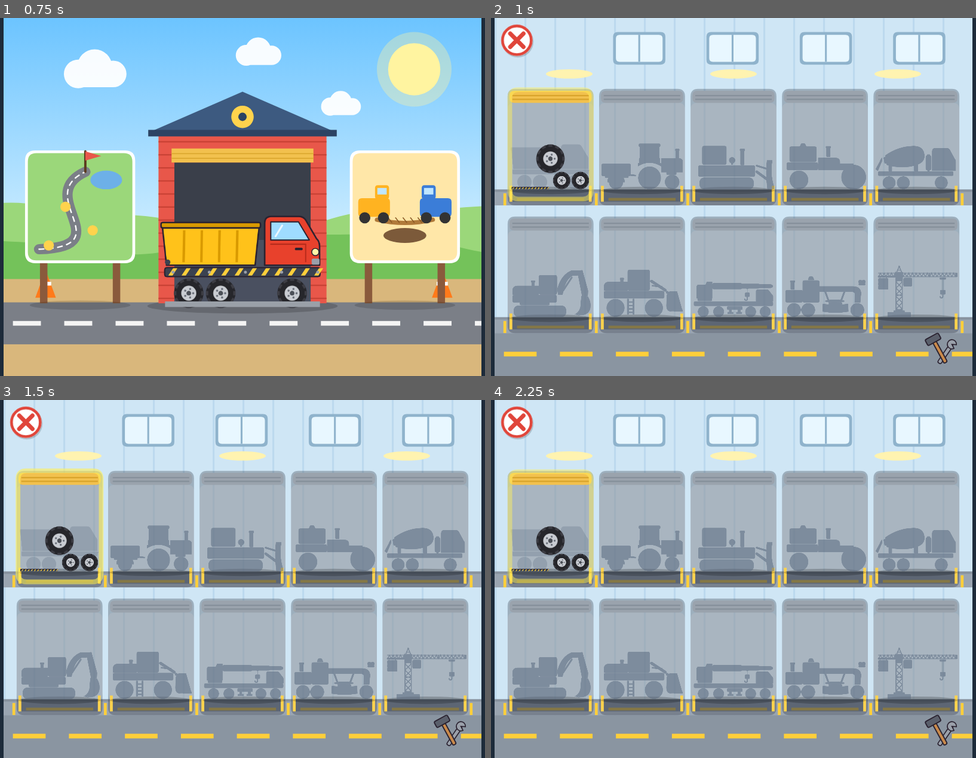
Above: before the commit, frames 1-4 (two rows, left to right).
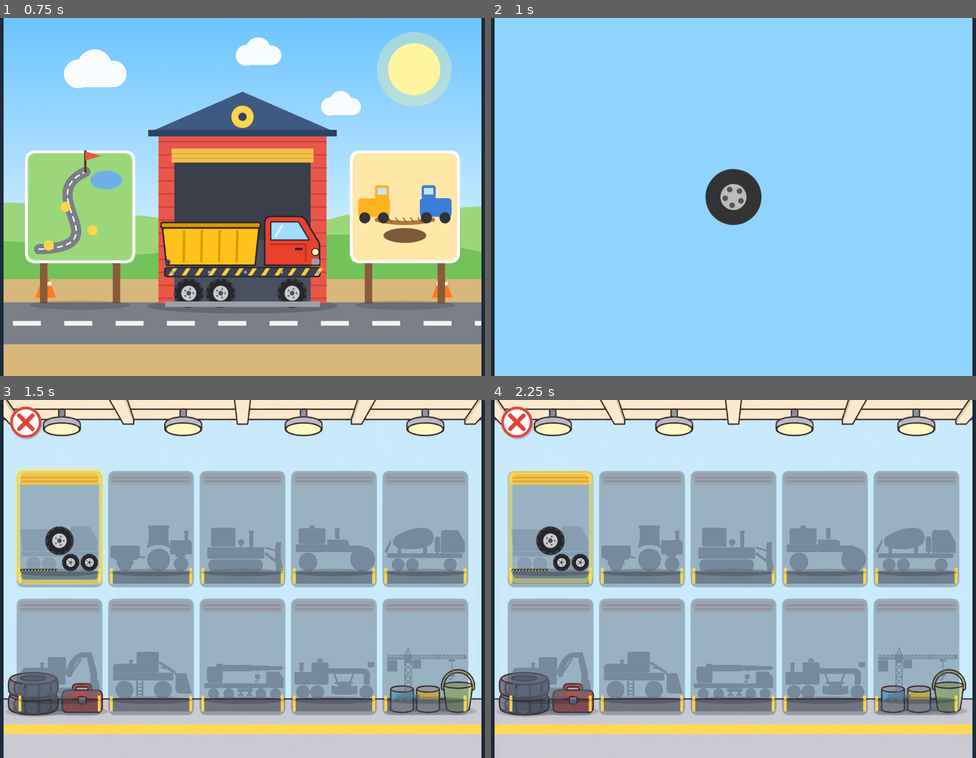
Above: after the commit, the same moments.

Repository: alekseyyatsenkoorion/game-Artem
Game: browser game, page index.html
Same seed, same stepped clock (60 frames per second), same inputs: the game is played once before the commit and once after it.
Inputs (mouse positions are in pixels of both pictures, inside the frame that each line leads up to):
- Up to frame 1 (0.75 s): click (242, 197) at 0.27 s
- Up to frame 2 (1 s): no input
- Up to frame 3 (1.5 s): click (242, 614) at 1.07 s
- Up to frame 4 (2.25 s): click (617, 543) at 1.67 s

Frame 1 is identical in both runs. In frame 2, 98% of the frame differs, in the area x 0-100%, y 0-100%; in frame 3, 30%; in frame 4, 30%.

Commit message:
Фон гаража от ChatGPT (спокойная стена)
Co-Authored-By: Claude Opus 5.5 <noreply@anthropic.com>
Claude-Session: https://claude.ai/code/session_01S4qtm1kJYV6kSHvg18ovaE

Diff:
--- a/sw.js
+++ b/sw.js
@@ -4,6 +4,7 @@
 // BUILD:START
 const VERSION = "1.5";
 const FILES = [
+  "assets/gpt/bg-garazh.webp",
   "assets/gpt/bg-masterskaya.webp",
   "assets/gpt/bg-moika.webp",
   "assets/gpt/manifest.json",
Binary file added: assets/gpt/bg-garazh.webp
Not shown, changed: assets/gpt/manifest.json
